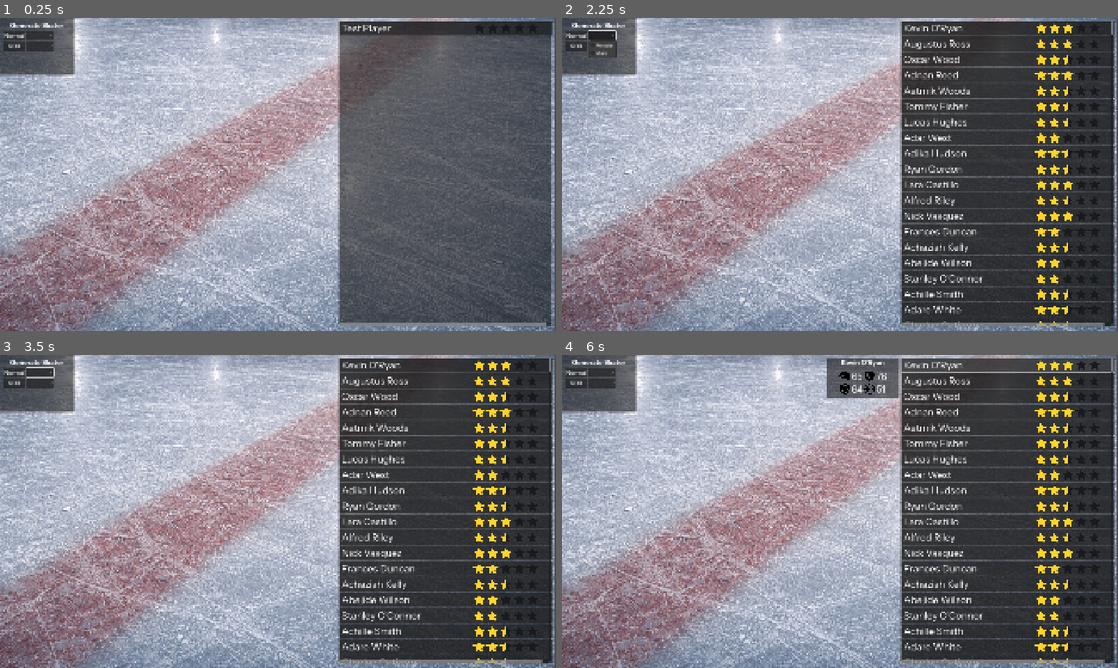
Above: before the commit, frames 1-4 (two rows, left to right).
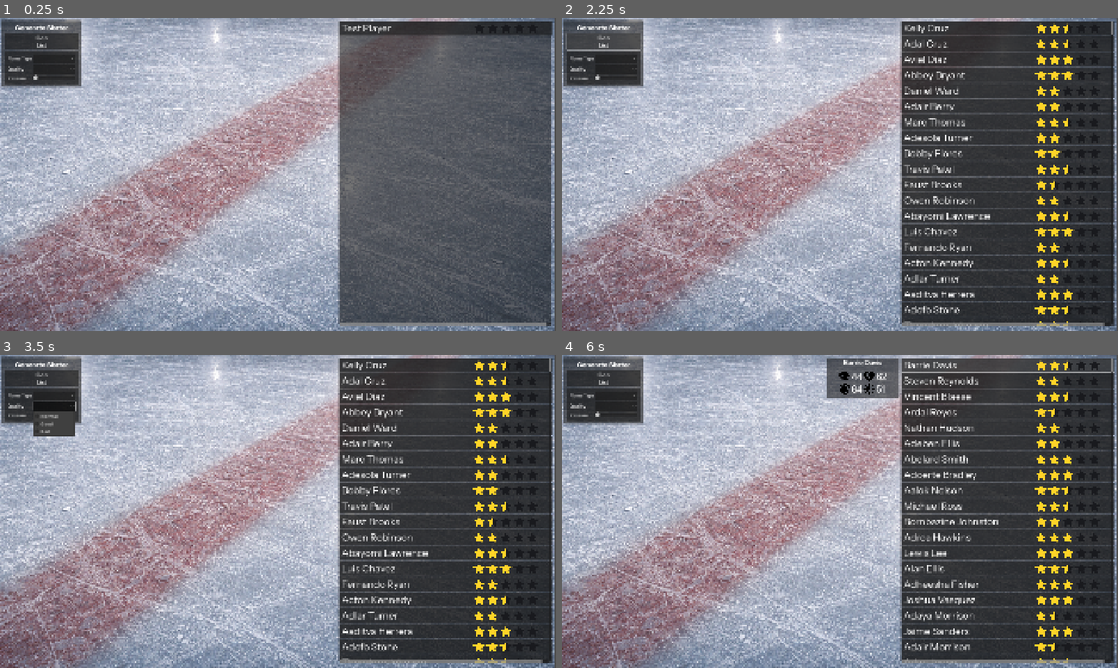
Above: after the commit, the same moments.

Repository: SqueegeeDino/imaginary-hockey-manager
Game: Godot game, scene res://Scenes/scn_Main.tscn
Two runs of this game, one before a commit and one after it. Both use one fixed random seed, a clock stepped at 60 frames per second and the inputs below.
Inputs (mouse positions are in pixels of both pictures, inside the frame that each line leads up to):
- Up to frame 1 (0.25 s): no input
- Up to frame 2 (2.25 s): click "500" (after the commit: "Gen List") at 0.5 s; click (617, 58) at 1.27 s; click (600, 36) at 2.02 s
- Up to frame 3 (3.5 s): click (55, 405) at 2.77 s
- Up to frame 4 (6 s): click (600, 383) at 3.52 s; click (578, 373) at 4.25 s, where only the run before the commit has a clickable "Normal"; click (578, 373) at 5 s, where only the run before the commit has a clickable "Normal"; click (1006, 364) at 5.77 s

The runs differ from the first frame. In frame 1, 2.5% of the frame differs, in the area x 0-15%, y 0-23%; in frame 2, 5.8%; in frame 3, 6.1%; in frame 4, 6.2%, in the area x 0-93%, y 0-99%.

Commit message:
Adjustments to interface
Small interface adjustments as I prepare to set up generation property options.

Diff:
--- a/Scenes/scn_Main.tscn
+++ b/Scenes/scn_Main.tscn
@@ -1,10 +1,11 @@
-[gd_scene load_steps=11 format=3 uid="uid://bsrslecrg07iu"]
+[gd_scene load_steps=12 format=3 uid="uid://bsrslecrg07iu"]
 
 [ext_resource type="Texture2D" uid="uid://tjx6oyl62grw" path="res://Resources/Images/ChatGPT Image Feb 26, 2026, 04_18_43 PM.png" id="1_mh2u2"]
 [ext_resource type="Script" uid="uid://b37rqynp83d1s" path="res://Scripts/Players/player_gen_panel.gd" id="2_adcb8"]
 [ext_resource type="Texture2D" uid="uid://d3eq5xa37gq65" path="res://Resources/Images/Icons/body-organ.png" id="3_e1v2k"]
 [ext_resource type="Theme" uid="uid://dehkb5i0pkd8y" path="res://Resources/new_theme.tres" id="4_4dhs5"]
-[ext_resource type="Script" uid="uid://b726vvkpqcgts" path="res://Scripts/panel_player_card.gd" id="4_adcb8"]
+[ext_resource type="Script" uid="uid://b726vvkpqcgts" path="res://Scripts/Players/panel_player_card.gd" id="4_adcb8"]
+[ext_resource type="Script" uid="uid://bpo85j4j0f84c" path="res://Scripts/ui_options.gd" id="5_e1v2k"]
 [ext_resource type="Texture2D" uid="uid://bxyaktc7ohkow" path="res://Resources/Images/Icons/heart-rate (1).png" id="5_f01qd"]
 [ext_resource type="Texture2D" uid="uid://dhnq2yofl2m4d" path="res://Resources/Images/Icons/shield.png" id="6_gelwn"]
 [ext_resource type="Texture2D" uid="uid://cpfnjlgk4m52c" path="res://Resources/Images/Icons/target.png" id="7_bryrl"]
@@ -33,8 +34,8 @@
 size_flags_vertical = 4
 script = ExtResource("2_adcb8")
 hideTimer = NodePath("Timer")
-nameType = NodePath("panelCont_genButtons/MarginContainer/VBoxContainer/HBoxContainer/VBox_options/OptionButton_nameType")
-skaterQuality = NodePath("panelCont_genButtons/MarginContainer/VBoxContainer/HBoxContainer/VBox_options/OptionButton_skaterQuality")
+nameType = NodePath("panelCont_genButtons/MarginContainer/VBoxContainer/panCon_genOp/MarginContainer/Grid_GenOpt/Opt_nameType")
+skaterQuality = NodePath("panelCont_genButtons/MarginContainer/VBoxContainer/panCon_genOp/MarginContainer/Grid_GenOpt/Opt_quality")
 player_row_scene = ExtResource("8_my6b3")
 metadata/label_int = NodePath("panel_playerCard/VBoxContainer/MarginContainer/GridContainer/HBox_Int/cardLabel_int")
 metadata/label_phys = NodePath("panel_playerCard/VBoxContainer/MarginContainer/GridContainer/HBox_Phys/cardLabel_phys")
@@ -43,9 +44,12 @@
 
 [node name="panelCont_genButtons" type="PanelContainer" parent="CanvasLayer/Control"]
 layout_mode = 1
-offset_right = 256.0
-offset_bottom = 198.0
-theme = ExtResource("4_4dhs5")
+offset_left = 7.0
+offset_top = 8.0
+offset_right = 280.0
+offset_bottom = 157.0
+theme = ExtResource("4_4dhs5")
+script = ExtResource("5_e1v2k")
 
 [node name="MarginContainer" type="MarginContainer" parent="CanvasLayer/Control/panelCont_genButtons"]
 layout_mode = 2
@@ -63,35 +67,42 @@
 text = "Generate Skater"
 horizontal_alignment = 1
 
-[node name="HBoxContainer" type="HBoxContainer" parent="CanvasLayer/Control/panelCont_genButtons/MarginContainer/VBoxContainer"]
-layout_mode = 2
-
-[node name="VBox_buttons" type="VBoxContainer" parent="CanvasLayer/Control/panelCont_genButtons/MarginContainer/VBoxContainer/HBoxContainer"]
-layout_mode = 2
-
-[node name="button_Normal" type="Button" parent="CanvasLayer/Control/panelCont_genButtons/MarginContainer/VBoxContainer/HBoxContainer/VBox_buttons"]
+[node name="button_500" type="Button" parent="CanvasLayer/Control/panelCont_genButtons/MarginContainer/VBoxContainer"]
 layout_mode = 2
 theme = SubResource("Theme_pelmd")
-text = "Normal"
-
-[node name="button_500" type="Button" parent="CanvasLayer/Control/panelCont_genButtons/MarginContainer/VBoxContainer/HBoxContainer/VBox_buttons"]
-layout_mode = 2
-theme = SubResource("Theme_pelmd")
-text = "500"
-
-[node name="VBox_options" type="VBoxContainer" parent="CanvasLayer/Control/panelCont_genButtons/MarginContainer/VBoxContainer/HBoxContainer"]
-layout_mode = 2
-
-[node name="OptionButton_nameType" type="OptionButton" parent="CanvasLayer/Control/panelCont_genButtons/MarginContainer/VBoxContainer/HBoxContainer/VBox_options"]
-layout_mode = 2
+text = "Gen
+List"
+
+[node name="panCon_genOp" type="PanelContainer" parent="CanvasLayer/Control/panelCont_genButtons/MarginContainer/VBoxContainer"]
+layout_mode = 2
+
+[node name="MarginContainer" type="MarginContainer" parent="CanvasLayer/Control/panelCont_genButtons/MarginContainer/VBoxContainer/panCon_genOp"]
+layout_mode = 2
+
+[node name="Grid_GenOpt" type="GridContainer" parent="CanvasLayer/Control/panelCont_genButtons/MarginContainer/VBoxContainer/panCon_genOp/MarginContainer"]
+layout_mode = 2
+columns = 2
+
+[node name="Lbl_nameType" type="Label" parent="CanvasLayer/Control/panelCont_genButtons/MarginContainer/VBoxContainer/panCon_genOp/MarginContainer/Grid_GenOpt"]
+layout_mode = 2
+text = "Name Type"
+
+[node name="Opt_nameType" type="OptionButton" parent="CanvasLayer/Control/panelCont_genButtons/MarginContainer/VBoxContainer/panCon_genOp/MarginContainer/Grid_GenOpt"]
+layout_mode = 2
+size_flags_horizontal = 3
 item_count = 2
 popup/item_0/text = "Female"
 popup/item_0/id = 0
 popup/item_1/text = "Male"
 popup/item_1/id = 1
 
-[node name="OptionButton_skaterQuality" type="OptionButton" parent="CanvasLayer/Control/panelCont_genButtons/MarginContainer/VBoxContainer/HBoxContainer/VBox_options"]
-layout_mode = 2
+[node name="Lbl_quality" type="Label" parent="CanvasLayer/Control/panelCont_genButtons/MarginContainer/VBoxContainer/panCon_genOp/MarginContainer/Grid_GenOpt"]
+layout_mode = 2
+text = "Quality"
+
+[node name="Opt_quality" type="OptionButton" parent="CanvasLayer/Control/panelCont_genButtons/MarginContainer/VBoxContainer/panCon_genOp/MarginContainer/Grid_GenOpt"]
+layout_mode = 2
+size_flags_horizontal = 3
 item_count = 3
 popup/item_0/text = "Normal"
 popup/item_0/id = 0
@@ -99,6 +110,14 @@
 popup/item_1/id = 1
 popup/item_2/text = "Bad"
 popup/item_2/id = 2
+
+[node name="Lbl_variance" type="Label" parent="CanvasLayer/Control/panelCont_genButtons/MarginContainer/VBoxContainer/panCon_genOp/MarginContainer/Grid_GenOpt"]
+layout_mode = 2
+text = "Variance"
+
+[node name="Opt_variance" type="HSlider" parent="CanvasLayer/Control/panelCont_genButtons/MarginContainer/VBoxContainer/panCon_genOp/MarginContainer/Grid_GenOpt"]
+layout_mode = 2
+size_flags_horizontal = 3
 
 [node name="panel_playerList" type="Panel" parent="CanvasLayer/Control"]
 layout_mode = 0
@@ -223,5 +242,4 @@
 wait_time = 0.2
 one_shot = true
 
-[connection signal="pressed" from="CanvasLayer/Control/panelCont_genButtons/MarginContainer/VBoxContainer/HBoxContainer/VBox_buttons/button_Normal" to="CanvasLayer/Control" method="_on_generate_skater_pressed"]
-[connection signal="pressed" from="CanvasLayer/Control/panelCont_genButtons/MarginContainer/VBoxContainer/HBoxContainer/VBox_buttons/button_500" to="CanvasLayer/Control" method="_on_generate_list_pressed"]
+[connection signal="pressed" from="CanvasLayer/Control/panelCont_genButtons/MarginContainer/VBoxContainer/button_500" to="CanvasLayer/Control" method="_on_generate_list_pressed"]
--- /dev/null
+++ b/Scripts/ui_options.gd
@@ -0,0 +1,9 @@
+extends PanelContainer
+
+# x / 16 * 9 = y
+
+func _set_window_size(xRes) -> void:
+	var yRes: int = xRes/16*9
+	get_window().size = Vector2i(xRes, yRes)
+	print("[scn_Main] xRes: ", xRes)
+	print("[scn_Main] yRes: ", yRes)
--- a/project.godot
+++ b/project.godot
@@ -21,7 +21,6 @@
 window/size/viewport_height=1080
 window/subwindows/embed_subwindows=false
 window/stretch/mode="canvas_items"
-window/stretch/aspect="expand"
 window/per_pixel_transparency/allowed=true
 
 [editor_plugins]
Renamed: Scripts/panel_player_card.gd -> Scripts/Players/panel_player_card.gd
Renamed: Scripts/panel_player_card.gd.uid -> Scripts/Players/panel_player_card.gd.uid
Not shown, added: Scripts/ui_options.gd.uid
